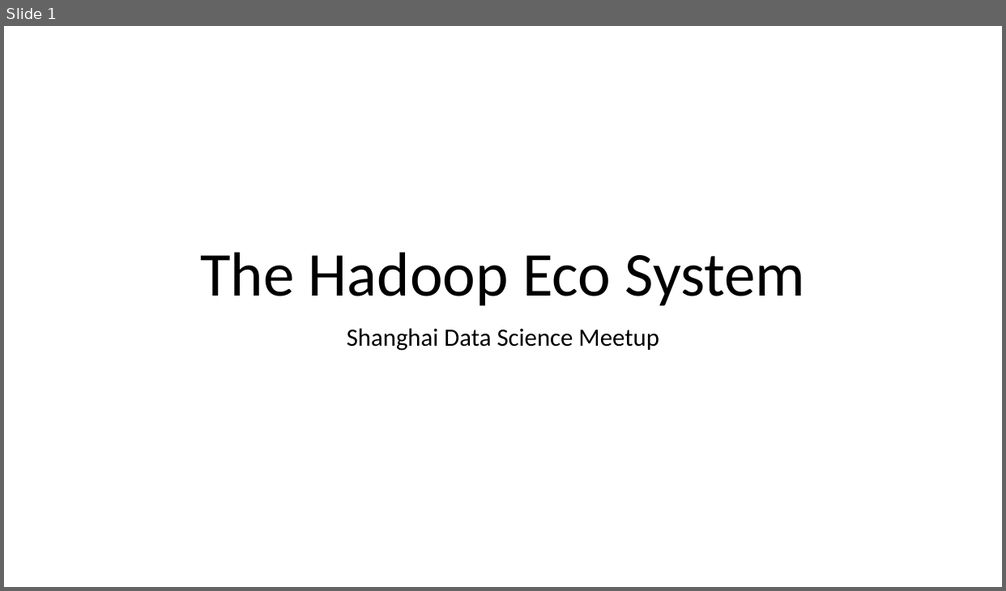
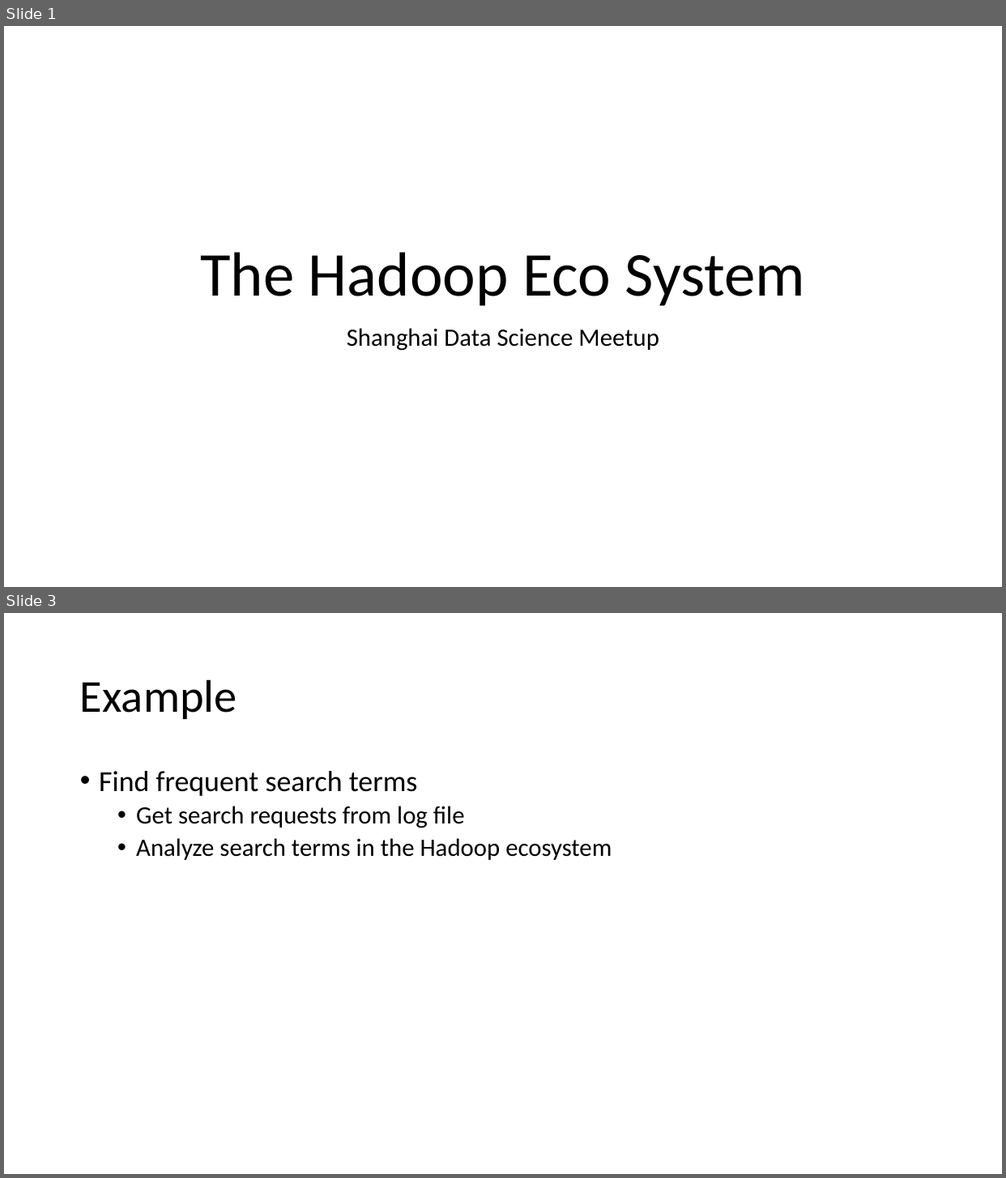
Before and after one commit to ckuka/SHDS, a slide deck: slides/ShanghaiDataScience_201509.pptx. Shown one above the other, each under a label of ours: slide 1 before the commit, slides 1 and 3 after it; the slides between them are not shown. The pictures are 1006x591 and 1006x1178 pixels, drawn with LibreOffice and Linux fonts; fonts in the diff are those of the drawing. Boxes give left, top, right and bottom in pixels: in the first picture for what was removed or moved away, otherwise in the second. Text is boxed around its words. In the diff, an @@ line names an element or a change of style, - is before the commit and + after.

```diff
--- a/slides/ShanghaiDataScience_201509.pptx
+++ b/slides/ShanghaiDataScience_201509.pptx
@@ slide 3 added at (4, 613, 1002, 1174), background #FFFFFF @@
@@ title added at (80, 679, 237, 719), 44 pt, text #000000 @@
+Example
@@ text added at (99, 771, 612, 860), 24 pt, text #000000 @@
+• Find frequent search terms
+  • Get search requests from log file
+  • Analyze search terms in the Hadoop ecosystem
```
Also in this commit, not shown: 8 other slides added, 6 slides removed.
